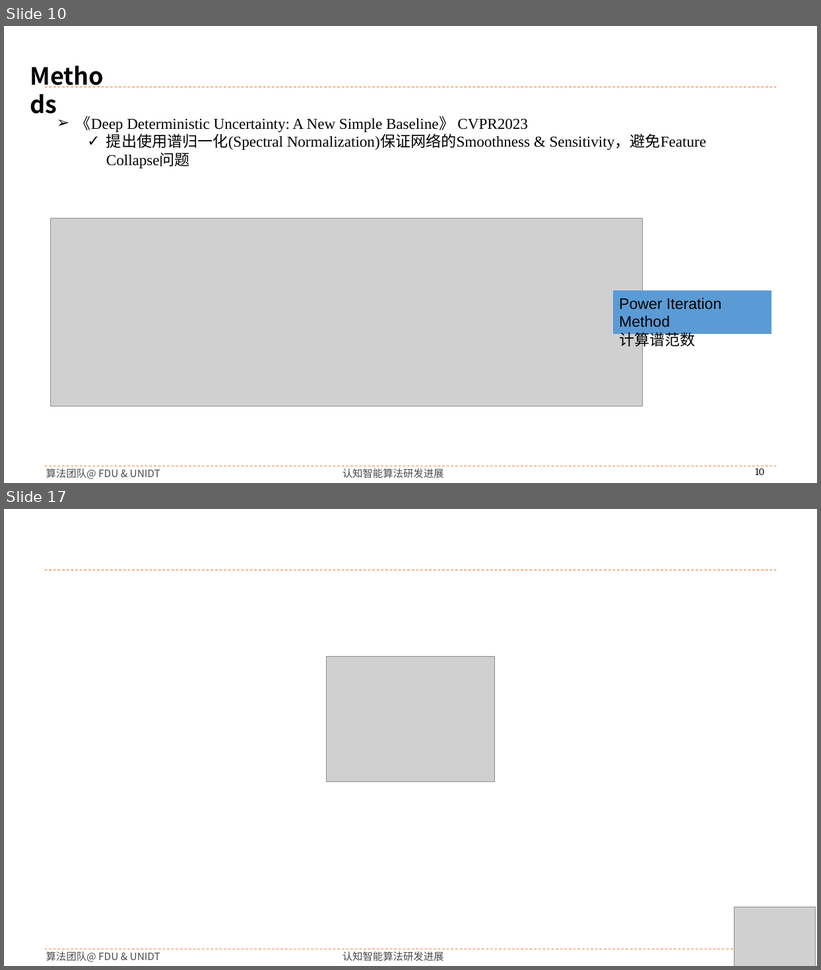
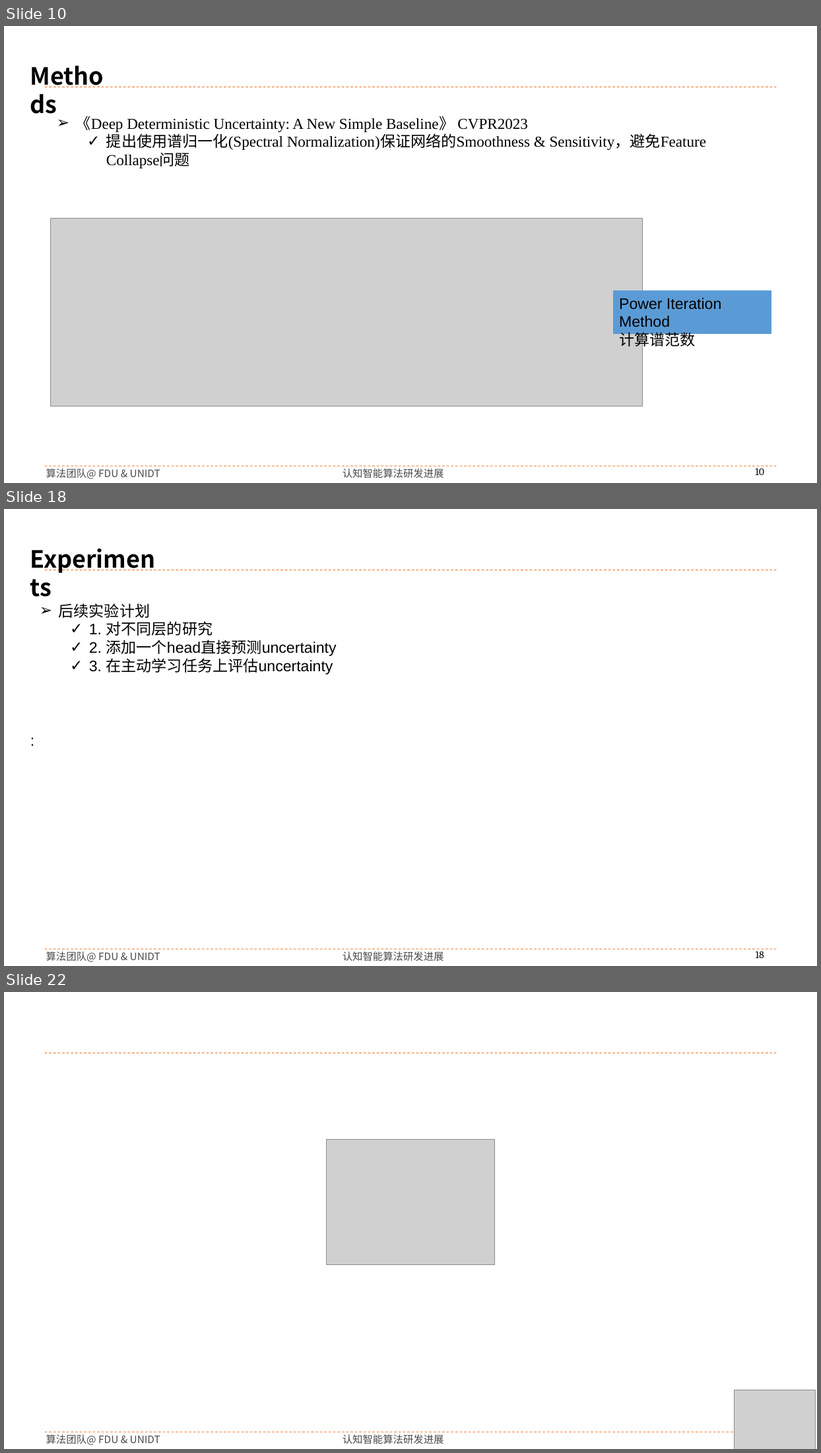
Before and after one commit to buyizhiyou/YYMUncertainty, a slide deck: pre/dum_pre.pptx. Shown one above the other, each under a label of ours: slides 10 and 17 before the commit, slides 10, 18 and 22 after it; the slides between them are not shown. The pictures are 821x970 and 821x1453 pixels, drawn with LibreOffice and Linux fonts; fonts in the diff are those of the drawing; grey boxes stand for pictures; background and template pictures are left out. Boxes give left, top, right and bottom in pixels: in the first picture for what was removed or moved away, otherwise in the second. Text is boxed around its words. In the diff, an @@ line names an element or a change of style, - is before the commit and + after.

```diff
--- a/pre/dum_pre.pptx
+++ b/pre/dum_pre.pptx
@@ slide 18 added at <box>4,509,817,966</box>, background #FFFFFF; not listed: 5 template elements that a slide beside it also shows @@
@@ text added at <box>24,541,166,576</box>, 28 pt, text #000000, bold @@
+Experiments
@@ text added at <box>59,603,337,675</box>, 18 pt, text #000000 @@
+➢ 后续实验计划
+  ✓ 1. 对不同层的研究
+  ✓ 2. 添加一个head直接预测uncertainty
+  ✓ 3. 在主动学习任务上评估uncertainty
@@ text added at <box>24,728,102,753</box>, 18 pt, text #000000 @@
+:
@@ what was slide 17 is now slide 22 @@
```
Also in this commit, not shown: 6 slides changed, 6 other slides added, 2 slides removed, 14 other files.
